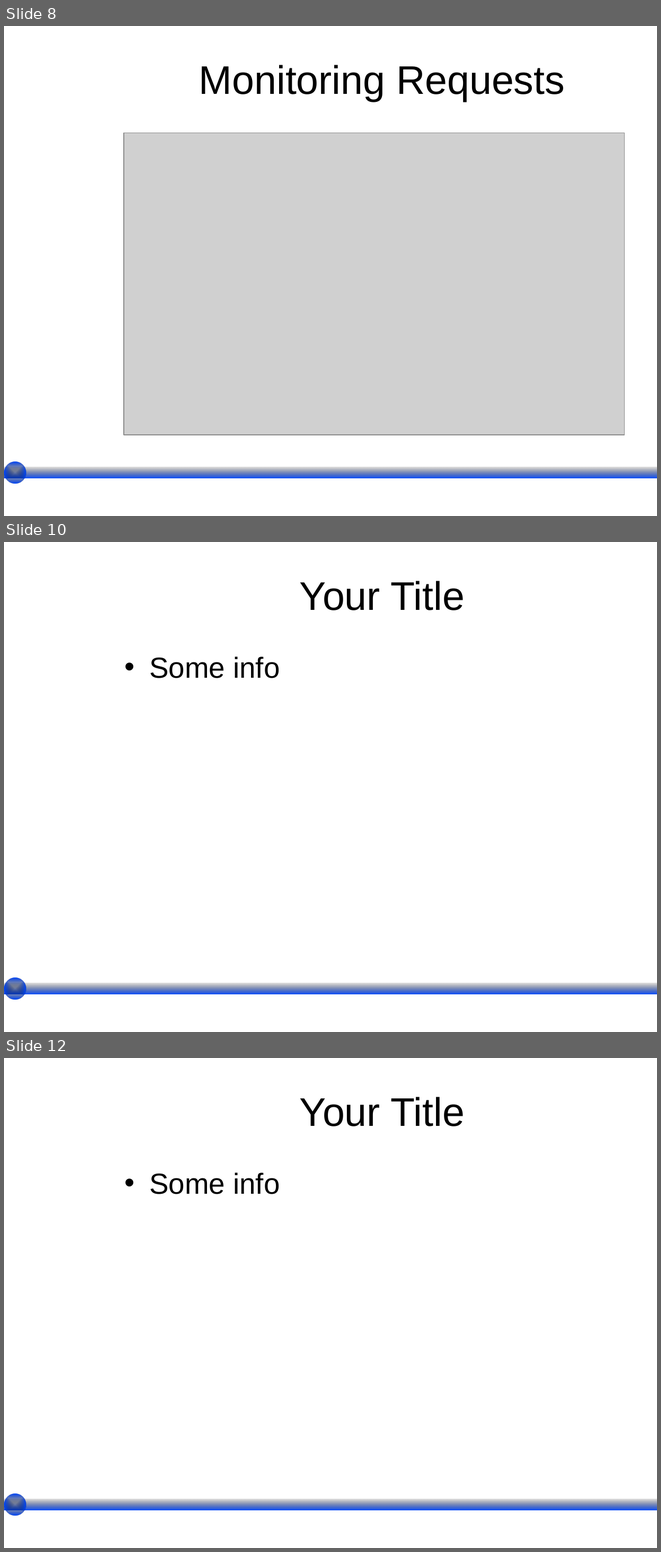
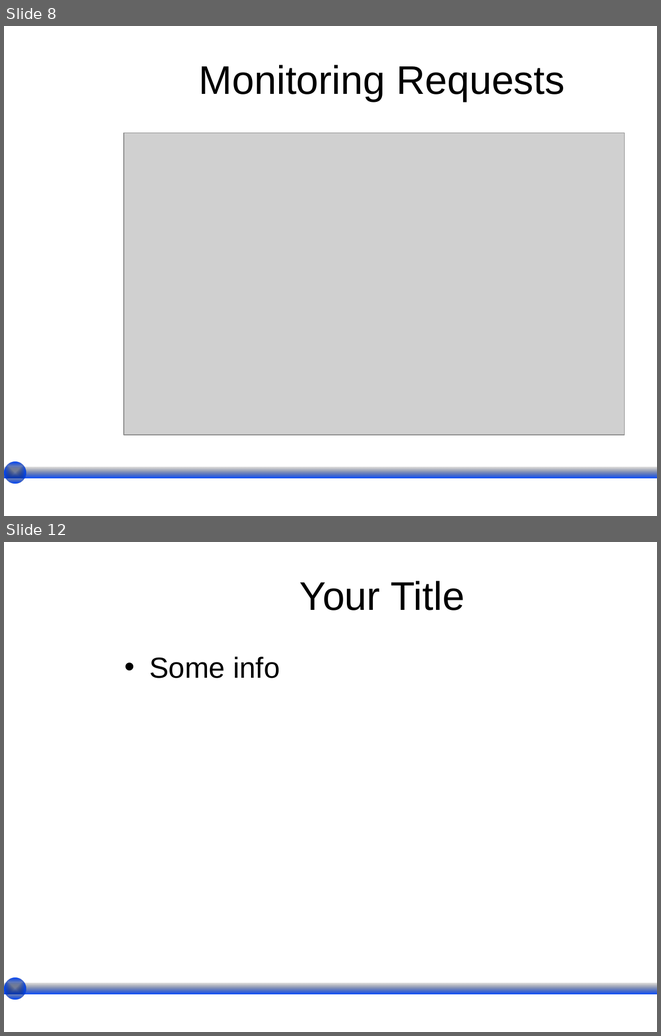
Before and after one commit to wesreisz/cis411-lightningTalks, a slide deck: GuyJeremyStitt.ppt. Shown one above the other, each under a label of ours: slides 8, 10 and 12 before the commit, slides 8 and 12 after it; the slides between them are not shown. The pictures are 661x1552 and 661x1036 pixels, drawn with LibreOffice and Linux fonts; fonts in the diff are those of the drawing; grey boxes stand for pictures; background and template pictures are left out. Boxes give left, top, right and bottom in pixels: in the first picture for what was removed or moved away, otherwise in the second. Text is boxed around its words. In the diff, an @@ line names an element or a change of style, - is before the commit and + after.

Commit message:
gstitt adding additional info

```diff
--- a/GuyJeremyStitt.ppt
+++ b/GuyJeremyStitt.ppt
@@ slide 10 removed at [4, 542, 657, 1032], background picture (left out) @@
@@ title removed at [300, 581, 464, 610] @@
-Your Title
@@ text removed at [149, 656, 280, 678] @@
-• Some info
@@ rectangle removed at [4, 983, 657, 994] @@
@@ ellipse removed at [4, 978, 26, 999] @@
```
Also in this commit, not shown: 3 slides added, 2 other slides removed.
